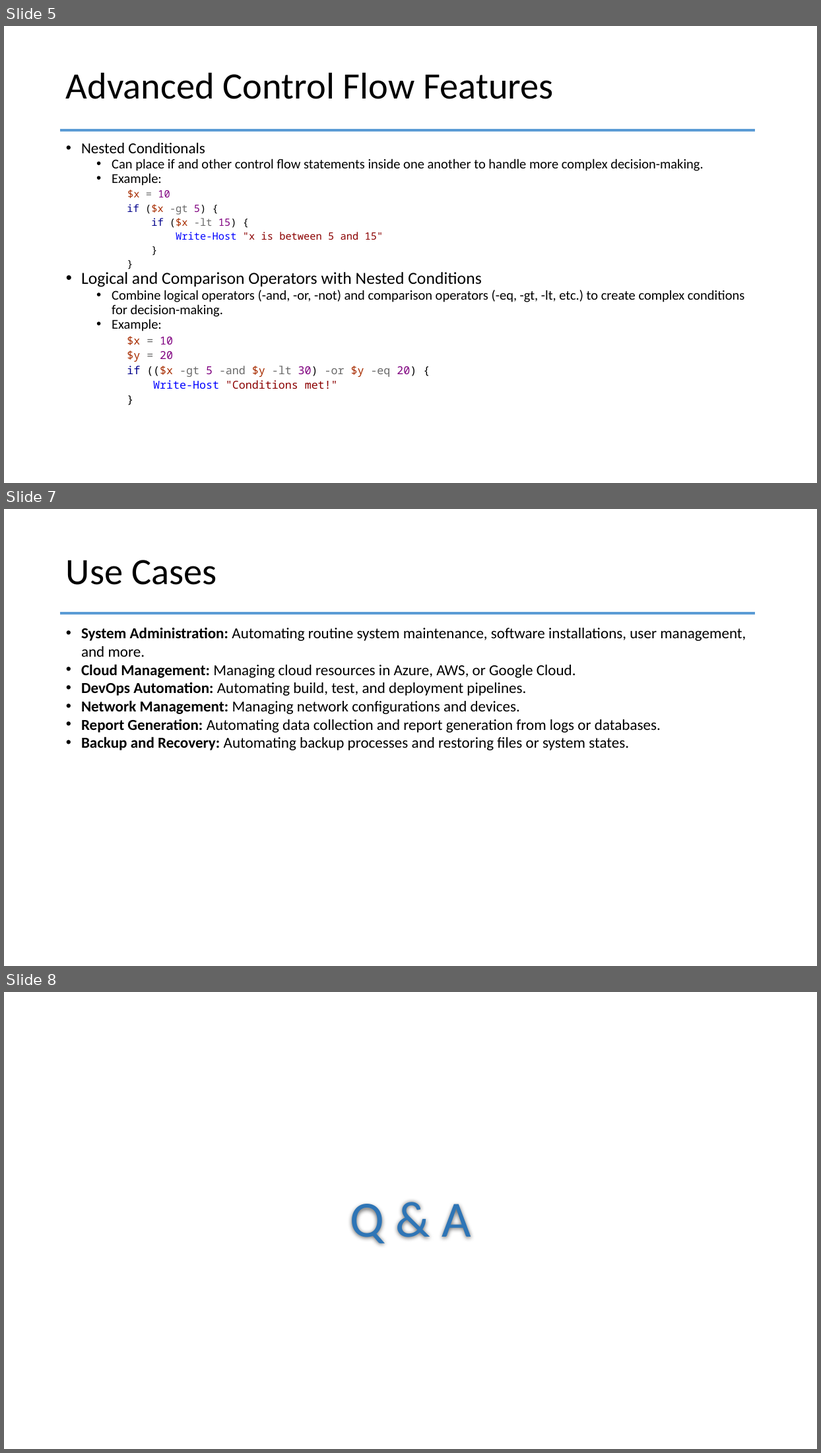
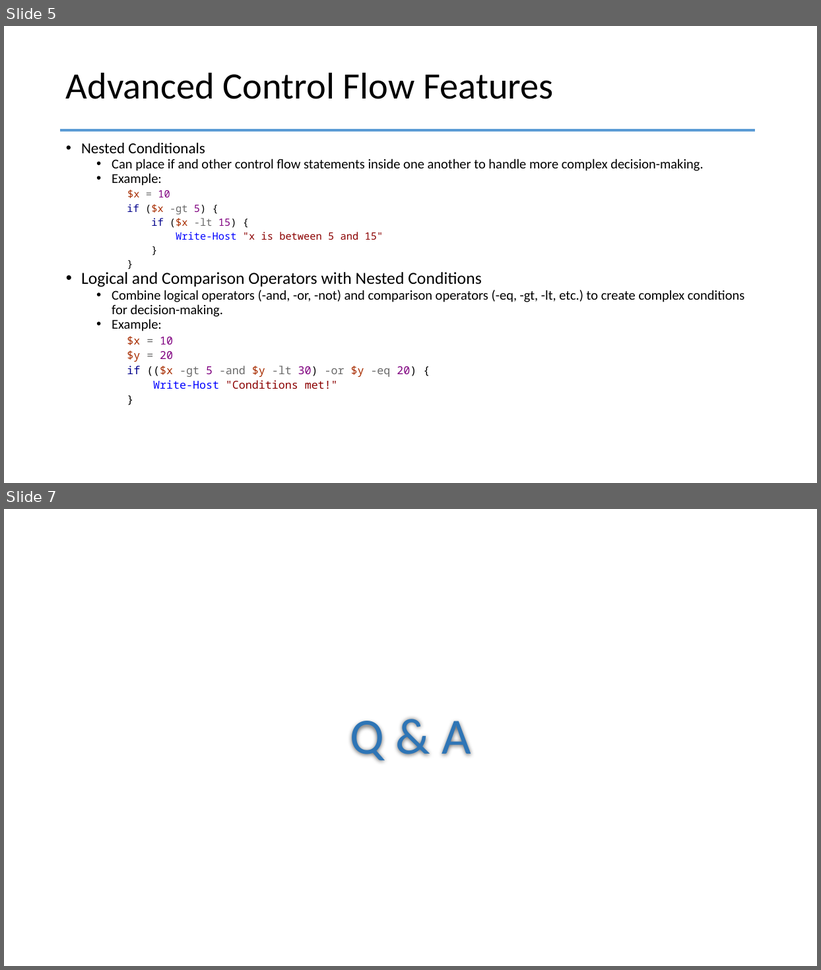
Before and after one commit to PSRITPro/my-learning-journal, a slide deck: PowerShell/Day10-Control Flow/PowerShell.pptx. Shown one above the other, each under a label of ours: slides 5, 7 and 8 before the commit, slides 5 and 7 after it; the slides between them are not shown. The pictures are 821x1453 and 821x970 pixels, drawn with LibreOffice and Linux fonts; fonts in the diff are those of the drawing. Boxes give left, top, right and bottom in pixels: in the first picture for what was removed or moved away, otherwise in the second. Text is boxed around its words. In the diff, an @@ line names an element or a change of style, - is before the commit and + after.

```diff
--- a/PowerShell/Day10-Control Flow/PowerShell.pptx
+++ b/PowerShell/Day10-Control Flow/PowerShell.pptx
@@ slide 7 removed at (x1=4, y1=509, x2=817, y2=966), background #FFFFFF @@
@@ title removed at (x1=66, y1=560, x2=217, y2=585) @@
-Use Cases
@@ line removed from (60, 613) to (756, 613) @@
@@ text removed at (x1=81, y1=627, x2=746, y2=751) @@
-• System Administration: Automating routine system maintenance, software installations, user management, and more.
-• Cloud Management: Managing cloud resources in Azure, AWS, or Google Cloud.
-• DevOps Automation: Automating build, test, and deployment pipelines.
-• Network Management: Managing network configurations and devices.
-• Report Generation: Automating data collection and report generation from logs or databases.
-• Backup and Recovery: Automating backup processes and restoring files or system states.
@@ what was slide 8 is now slide 7 @@
```
Also in this commit, not shown: 2 slides changed, 3 other files.
